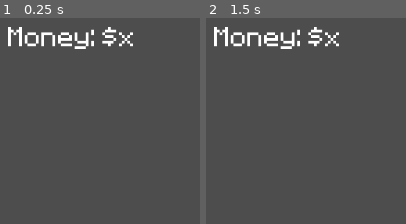
Above: before the commit, frames 1-2 (left to right).
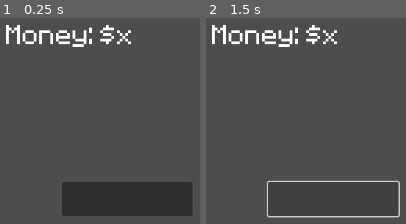
Above: after the commit, the same moments.

Repository: arhcodeclub/gamejam-2025
Game: Godot game, scene res://scenes/main.tscn
Same seed, same stepped clock (60 frames per second), same inputs: the game is played once before the commit and once after it. The project has no main scene, so this scene is started directly.
Inputs (mouse positions are in pixels of both pictures, inside the frame that each line leads up to):
- Up to frame 1 (0.25 s): no input
- Up to frame 2 (1.5 s): click (334, 199) at 0.52 s; click (334, 199) at 1.27 s

The runs differ from the first frame. In frame 1, 14% of the frame differs, in the area x 3-96%, y 3-97%; in frame 2, 4.6%.

Commit message:
feat: button

Diff:
--- a/scenes/UI.tscn
+++ b/scenes/UI.tscn
@@ -10,15 +10,22 @@
 grow_horizontal = 2
 grow_vertical = 2
 
+[node name="Button" type="Button" parent="."]
+layout_mode = 0
+offset_left = 86.0
+offset_top = 239.0
+offset_right = 274.0
+offset_bottom = 288.0
+
 [node name="Label" type="Label" parent="."]
 layout_mode = 1
 anchors_preset = -1
 anchor_right = 0.005
 anchor_bottom = 0.008
-offset_left = 8.0
-offset_top = 7.0
-offset_right = 300.24
-offset_bottom = 57.816
+offset_left = 5.0
+offset_top = 4.0
+offset_right = 297.24
+offset_bottom = 54.816
 theme_override_fonts/font = ExtResource("1_dj8aq")
 theme_override_font_sizes/font_size = 32
 text = "Money: $x"
